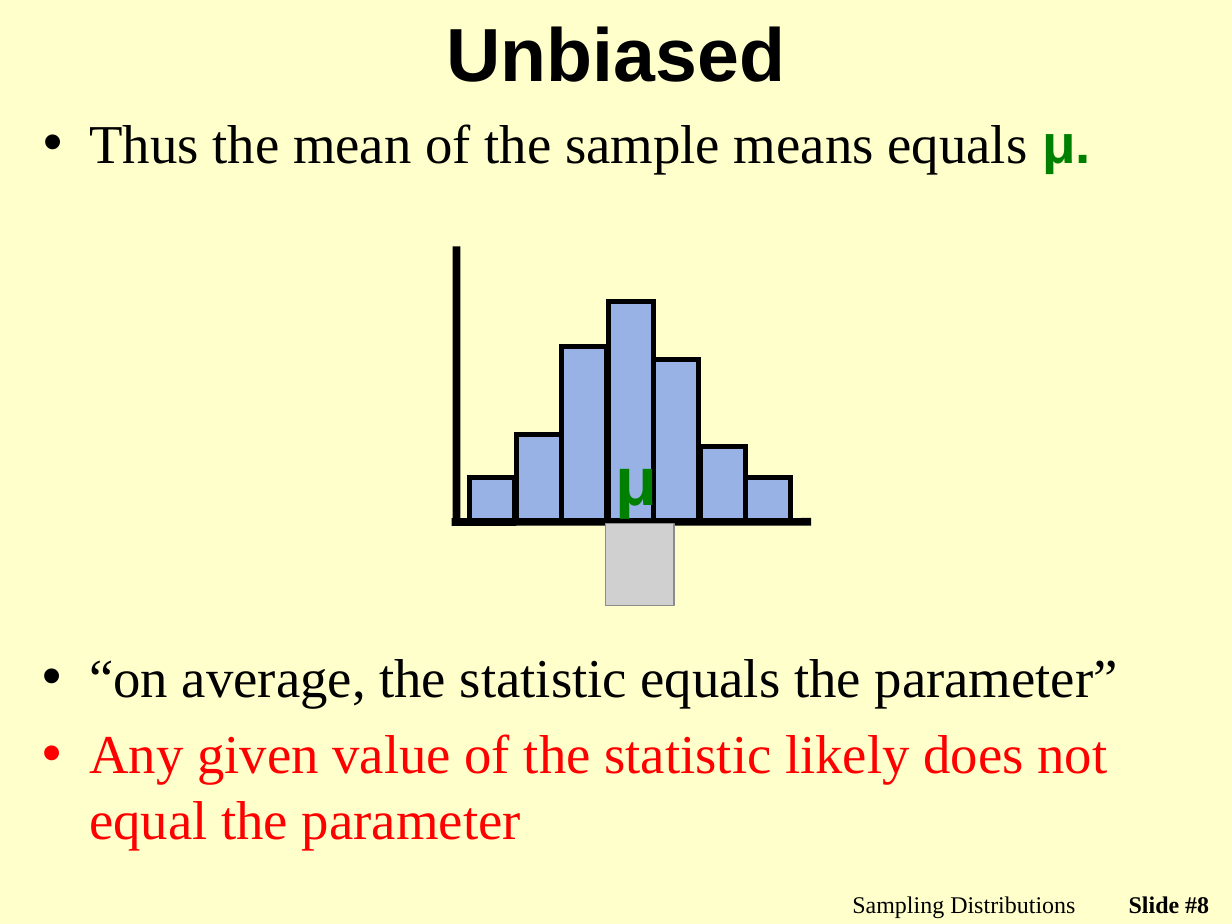
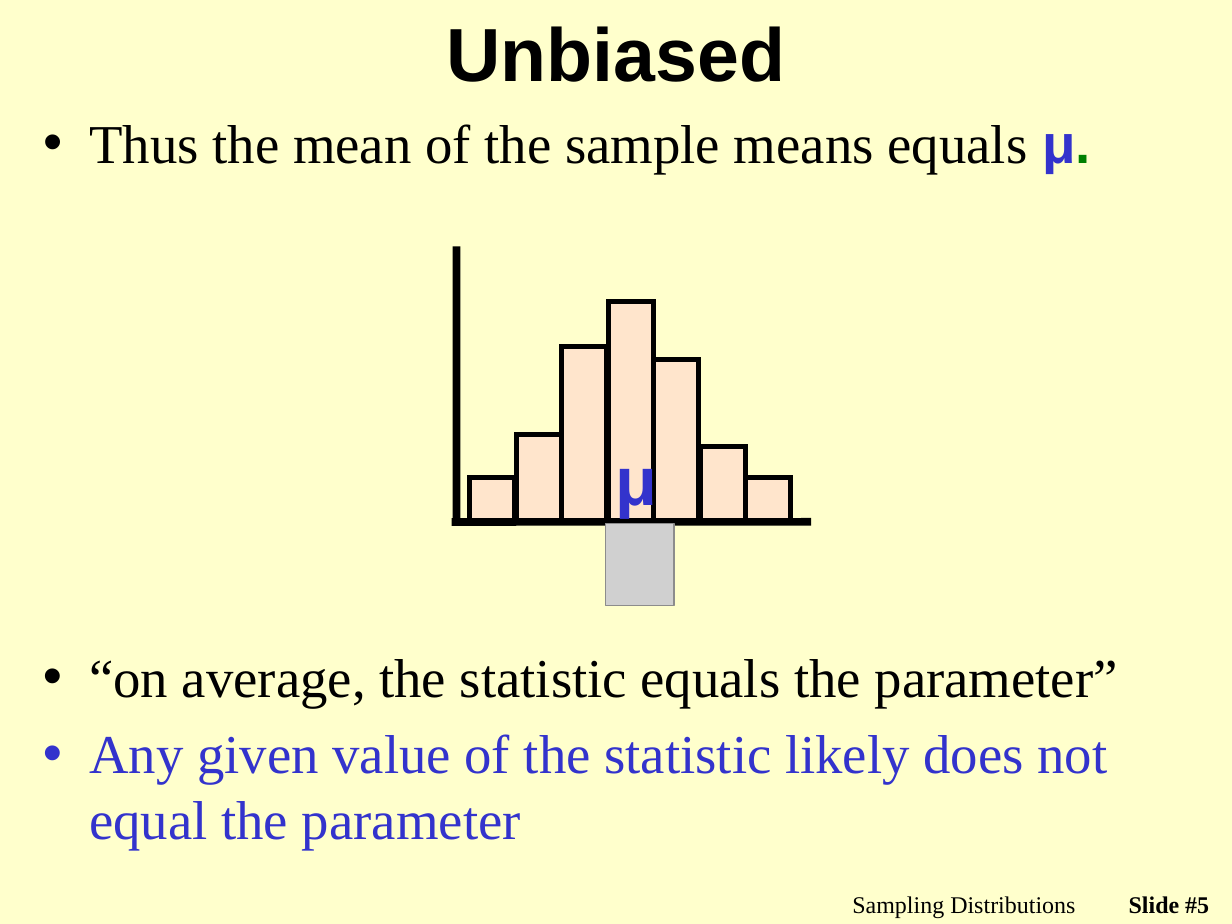
Before and after one commit to droglenc/NCMTH107, a slide deck: slide 5 of modules/Sampling_Distributions/PPT.pptx (slide 8 before the commit). Drawn at 1232x924 pixels with LibreOffice and Linux fonts; fonts in the diff are those of the drawing; grey boxes stand for pictures; background and template pictures are left out. Boxes give left, top, right and bottom in pixels: in the first picture for what was removed or moved away, otherwise in the second. Text is boxed around its words. In the diff, an @@ line names an element or a change of style, - is before the commit and + after.

```diff
--- a/modules/Sampling_Distributions/PPT.pptx
+++ b/modules/Sampling_Distributions/PPT.pptx
@@ text "Thus the mean of the ..." at (89,124,1091,174): text colour #008000 to #3333CC in "μ." @@
@@ fill #3366FF at 50% opacity to #FFCCCC at 50% opacity in 7 elements at (469,477,515,521), (516,435,562,522), (562,346,607,522), (609,302,654,521), (745,477,791,521), (700,446,745,520), (653,360,699,521) @@
@@ text "μ" at (615,451,657,518): text colour #008000 to #3333CC @@
@@ text at (89,734,1108,850): text colour #FF0000 to #3333CC in "Any given value of the statistic likely ..." @@
@@ page number at (1129,896,1209,914): text changed @@
-Slide #8
+Slide #5
```
Also in this commit, not shown: 3 other slides changed, 1 slide added, 14 slides removed, 4 other files.
